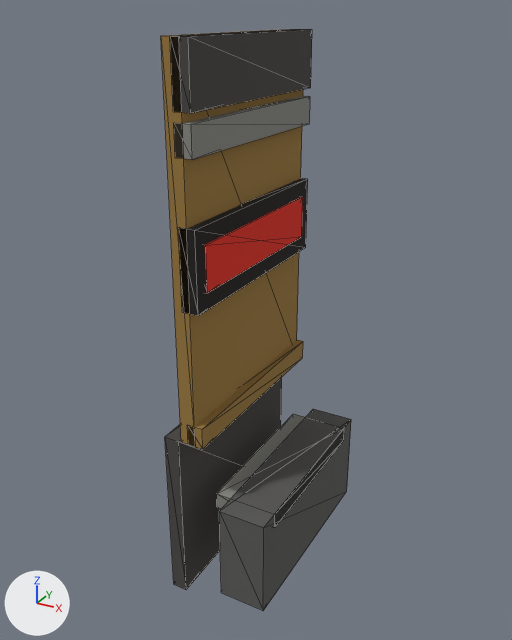
What one commit did to the glTF model public/models/tail.glb.
Both versions are drawn from a 50 mm lens placed at (0.902, -1.059, 0.035), pointed at (0.324, -0.007, -0.491). Arrows for +X, +Y and +Z are at lower left; the lights stay in place. The older version comes first. Mesh edges are drawn as thin lines. Vertices at exactly the same position are counted once.

Objects in the first picture: 'tail'.
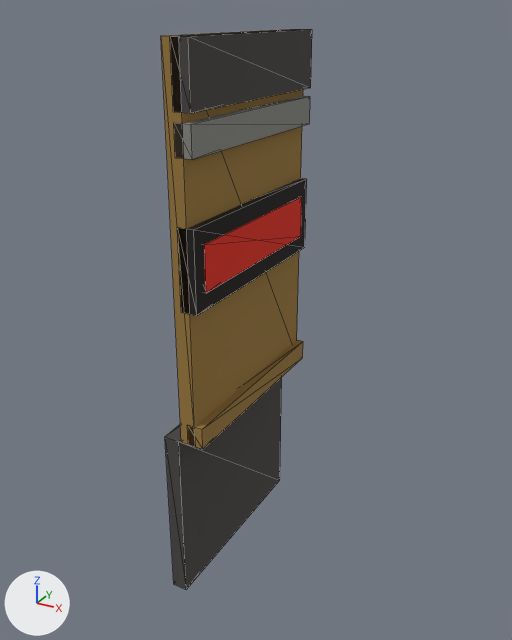
Pixel boxes [x1, y1, x2, y2] of what changed, in the pictures (512 x 640 px; the box of a moved part takes in the faces that stretch with it):
'tail', reshaped (20% narrower): before [161, 29, 351, 611]; after [161, 29, 312, 590]
part 1 of me_cube, moved or reshaped: before [178, 178, 308, 316]; after [177, 178, 307, 315]
part 2 of me_cube, deleted: before [217, 414, 344, 523]
part 3 of me_cube, deleted: before [219, 409, 351, 611]
part 4 of me_cube, moved or reshaped: before [205, 197, 303, 293]; after [204, 197, 302, 293]

The change, as a diff of the scene's bpy script:
```diff
--- a/public/models/tail.glb.py
+++ b/public/models/tail.glb.py
@@ me_cube @@
 # used by ob_tail; location = (0.0, 0.0, 0.0)
 # verts and faces of me_cube; kept vertices keep their numbers, new ones are numbered from 72
 # before: 60 (0.327, -0.175, -0.38) at pixel (207, 293), 61 (0.327, -0.175, -0.3) at pixel (205, 245), 62 (0.327, 0.175, -0.38) at pixel (301, 236), 63 (0.327, 0.175, -0.3) at pixel (302, 196)
-me_cube.from_pydata(...)  # 72 vertices, 108 faces; spans x 0.245..0.445, y -0.2..0.2, z -1.0..0.0
+me_cube.from_pydata(...)  # 56 vertices, 84 faces; spans x 0.245..0.325, y -0.2..0.2, z -1.0..0.0
+# me_cube part 1: the loose piece of 8 vertices spanning x 0.295..0.325, y -0.2..0.2, z -0.41..-0.27 is moved by (-0.002, 0.0, 0.0)
+# me_cube part 2: the loose piece of 8 vertices spanning x 0.325..0.445, y -0.16..0.16, z -0.81..-0.78 is deleted
+# me_cube part 3: the loose piece of 8 vertices spanning x 0.355..0.445, y -0.2..0.2, z -0.97..-0.78 is deleted
+# me_cube part 4
+for i in [*range(60, 64)]: verts[i] += (-0.002, 0.0, 0.0)
 me_cube.materials.append(mat_paint)
@@ me_cube @@
 me_cube.materials.append(mat_red)
-me_cube.materials.append(mat_metal)  # dark grey #5a5a58
```
